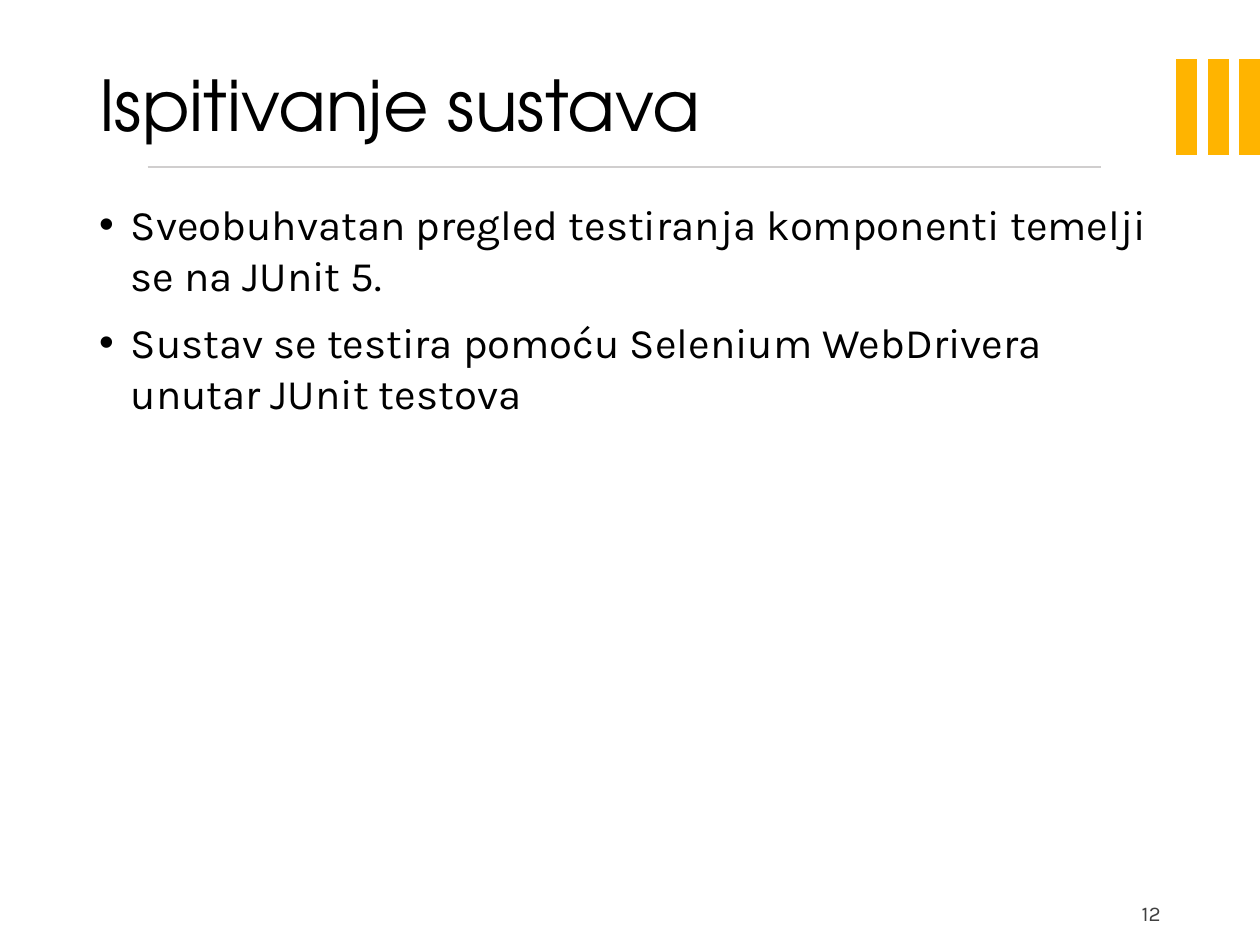
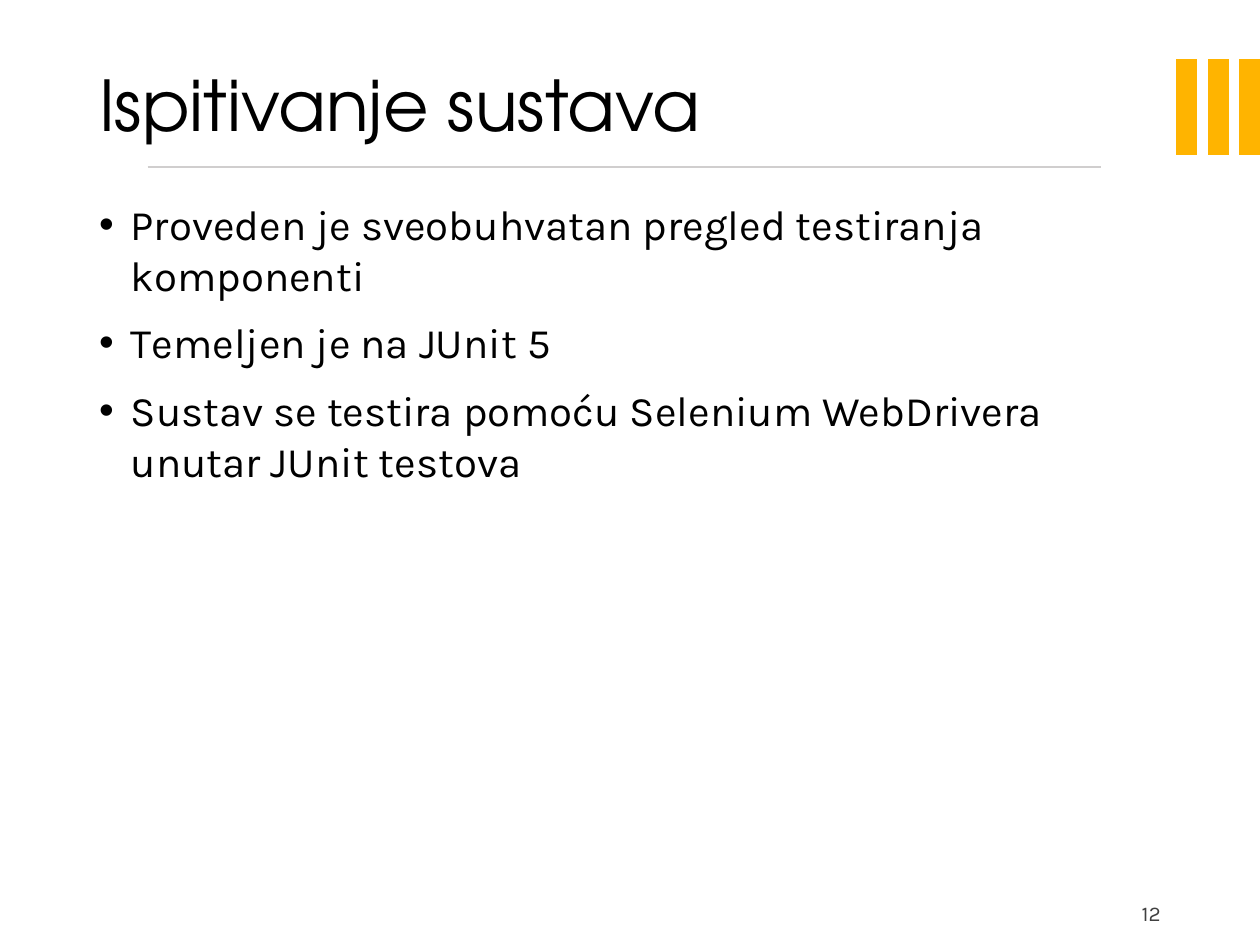
Before and after one commit to filip-ljubotina/zoolanders, a slide deck: slide 12 of PROGI_projekt.pptx. Drawn at 1260x945 pixels with LibreOffice and Linux fonts; fonts in the diff are those of the drawing; background and template pictures are left out. Boxes give left, top, right and bottom in pixels: in the first picture for what was removed or moved away, otherwise in the second. Text is boxed around its words. In the diff, an @@ line names an element or a change of style, - is before the commit and + after.

```diff
--- a/PROGI_projekt.pptx
+++ b/PROGI_projekt.pptx
@@ text at (x1=131, y1=211, x2=984, y2=369): text changed @@
-• Sveobuhvatan pregled testiranja komponenti temelji se na JUnit 5.
+• Proveden je sveobuhvatan pregled testiranja komponenti
+• Temeljen je na JUnit 5
```
Also in this commit, not shown: 11 other slides changed, 1 slide added, 1 slide removed.
